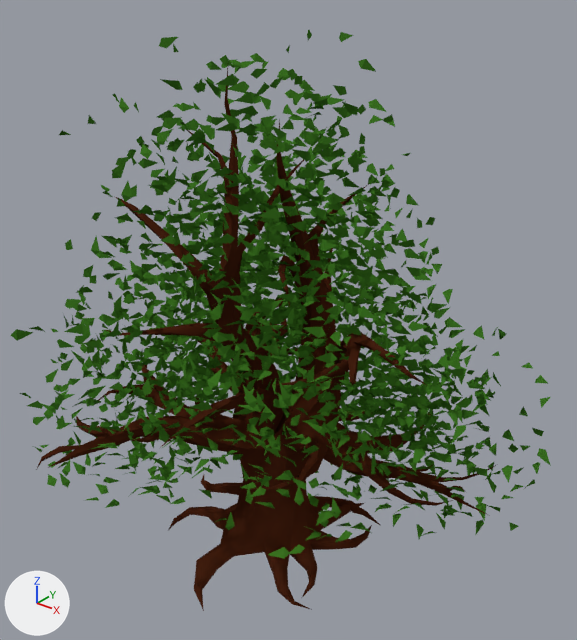
Renders of the Blender file Blend/tree_01.blend from each side of a commit.
Before and after are seen from a 50 mm lens placed at (9.03, -11.16, 12.4), pointed at (0.25, -0.18, 5.59). Every picture has the same lights, and +X, +Y and +Z are marked at lower left.

In view in the first picture: 'Leafs_1', 'Tree_1'.
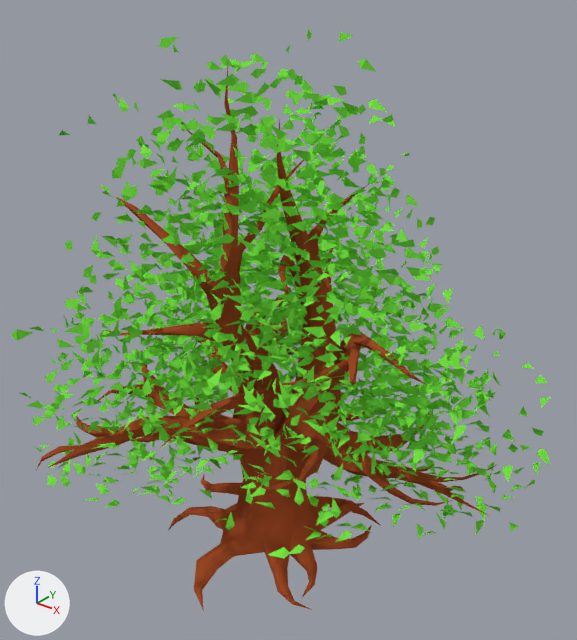
Location of each change, (x1, y1, x2, y2) in pixels of the pictures (577 x 640 px):
'Leafs_1', recoloured: (11, 30, 551, 558) in both
'Tree_1', recoloured: (36, 67, 496, 611) in both

What changed in the scene script:
```text
Change mat_leaf:
    mat_leaf.base_color: (0.0439, 0.168, 0.0156) -> (0.185, 0.787, 0.0569)  # dark green #3b7222 -> green #77e543
Change mat_material:
    mat_material.base_color: (0.0607, 0.0148, 0.00564) -> (0.367, 0.0721, 0.0212)  # brown #462011 -> brown #a34c28
```
